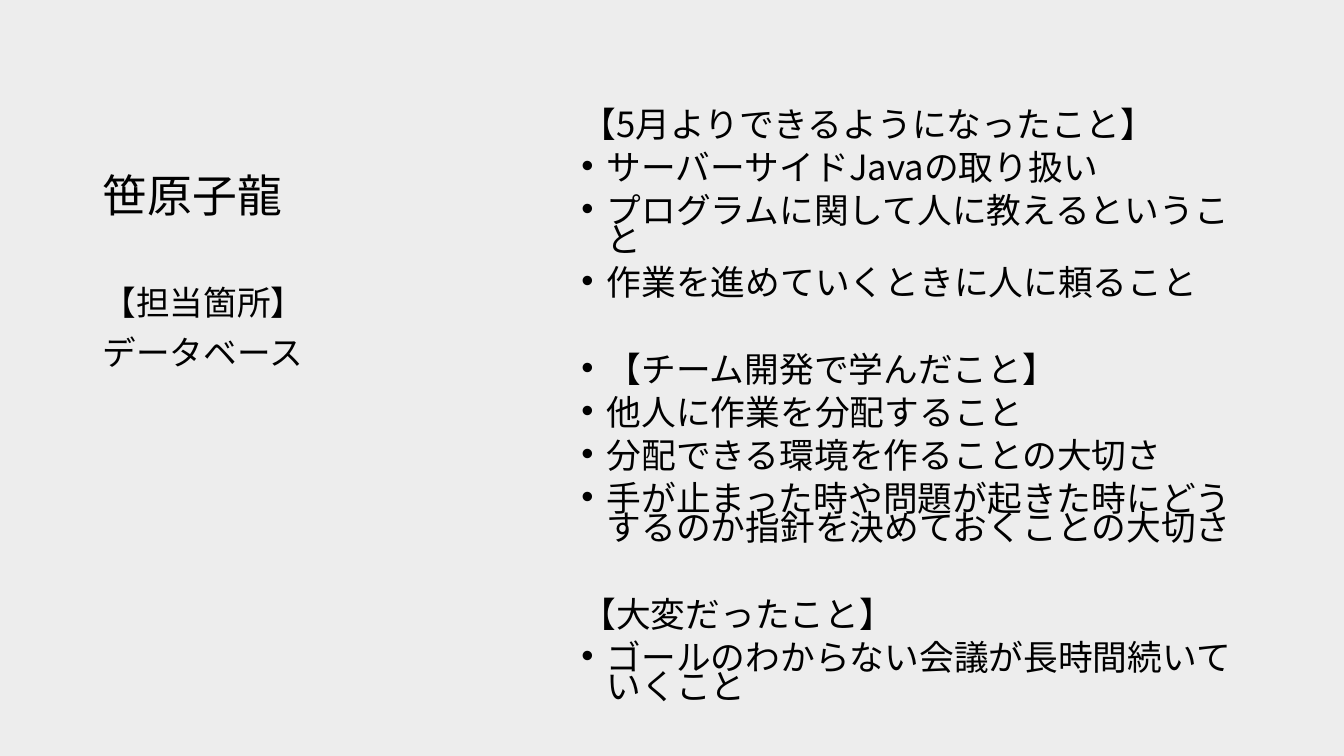
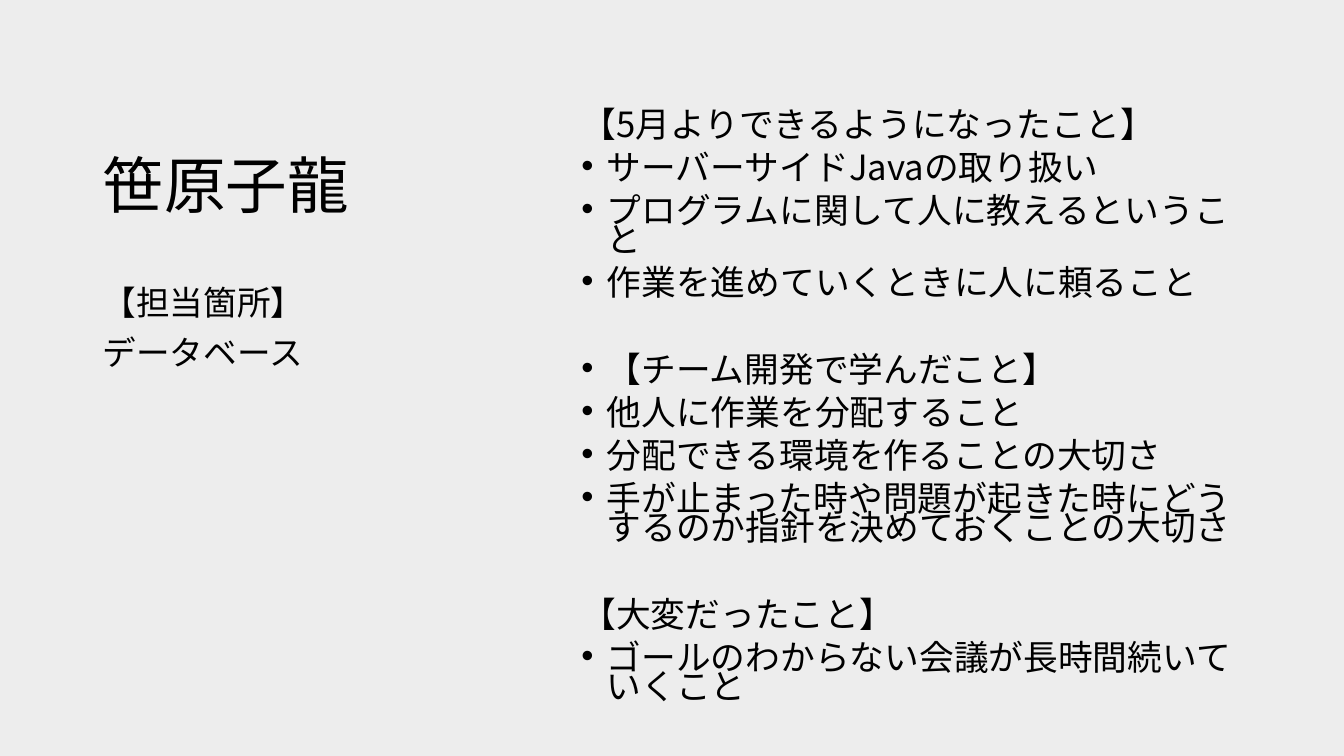
Before and after one commit to dojo2023/C-4, a slide deck: slide 28 of doc/チームA型発表資料.pptx (slide 29 before the commit). Drawn at 1344x756 pixels with LibreOffice and Linux fonts; fonts in the diff are those of the drawing. Boxes give left, top, right and bottom in pixels: in the first picture for what was removed or moved away, otherwise in the second. Text is boxed around its words. In the diff, an @@ line names an element or a change of style, - is before the commit and + after.

```diff
--- a/doc/チームA型発表資料.pptx
+++ b/doc/チームA型発表資料.pptx
@@ title "笹原子龍" at [103,156,349,213]: size 32 to 44 pt @@
```
Also in this commit, not shown: 9 other slides changed, 2 slides added, 2 slides removed.
